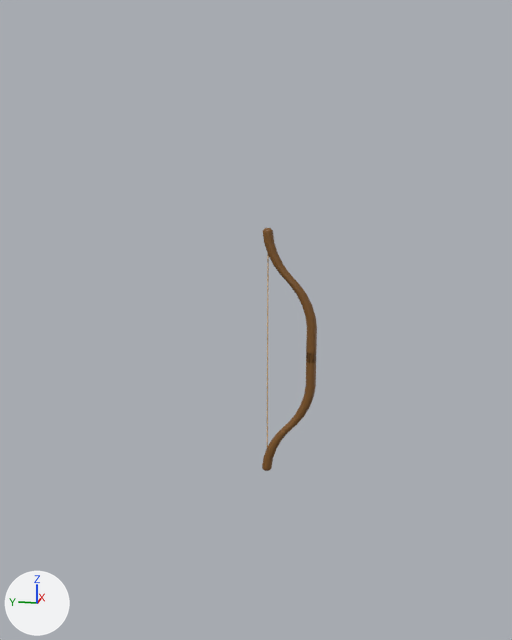
Before and after pictures for a commit that changed the Blender file Assets/_Assets/PrefabsVisual/FinalProduct/WoodenBow.blend.
The view is the same before and after, from a 50 mm lens placed at (-1.425, -0.167, 0.432), pointed at (0.014, 0.121, 0.072). The lights are fixed; the arrows at lower left show +X, +Y and +Z.

Before the edit, the objects in view are built like this:
```python
me_cylinder_001 = bpy.data.meshes.new('Cylinder.001')
me_cylinder_001.from_pydata(...)  # 272 vertices, 258 faces; spans x -0.18..0.18, y -0.18..1.74, z -0.18..4.45
me_cylinder_001.materials.append(mat_material_002)  # brown #7f5624
me_cylinder_003 = bpy.data.meshes.new('Cylinder.003')
me_cylinder_003.from_pydata(...)  # a 16-sided cylinder along z spanning x -0.03..0.03, y -0.03..0.03, z -3.44..3.78
me_cylinder_003.materials.append(mat_material_001)  # beige #e7bf90
ob_bow = bpy.data.objects.new('Bow', me_cylinder_001)
ob_bow.location = (0.0, 0.0, 0.002)
ob_bow.scale = (0.06, 0.06, 0.06)
_m = ob_bow.modifiers.new('Mirror', 'MIRROR')
_m.use_axis = (False, False, True)
ob_rope = bpy.data.objects.new('Rope', me_cylinder_003)
ob_rope.location = (0.0, 0.094, -0.009)
ob_rope.scale = (0.06, 0.06, 0.06)
_vg = ob_rope.vertex_groups.new(name='TopRope')
_vg.add([1, 3, 5, 7, 9, 11, 13, 15, 17, 19, 21, 23, 25, 27, 29, 31], 1.0, 'REPLACE')
_vg = ob_rope.vertex_groups.new(name='BottomRop')
_vg.add([0, 2, 4, 6, 8, 10, 12, 14, 16, 18, 20, 22, 24, 26, 28, 30], 1.0, 'REPLACE')
_m = ob_rope.modifiers.new('Shrinkwrap', 'SHRINKWRAP')
_m.wrap_mode = 'INSIDE'
_m.target = ob_bow
_m.vertex_group = 'TopRope'
_m = ob_rope.modifiers.new('Shrinkwrap.001', 'SHRINKWRAP')
_m.wrap_mode = 'INSIDE'
_m.target = ob_bow
_m.vertex_group = 'BottomRop'
```
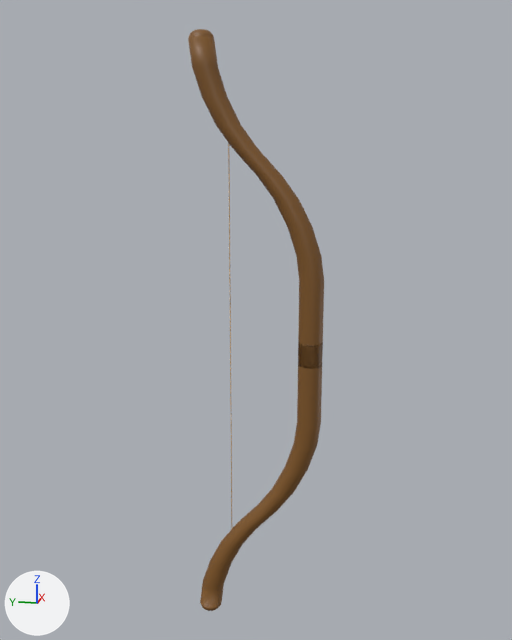
The change in detail:
me_cylinder_001 has 272 vertices, 258 faces and spans x -0.18..0.18, y -0.18..1.74, z -0.18..4.45.
me_cylinder_001 is used by ob_bow; location (0.0, 0.0, 0.002); scale (0.06, 0.06, 0.06).
me_cylinder_001 part 1: the whole mesh is scaled about the mesh origin by 0.144.
Object 'Bow' (ob_bow) is rescaled from (0.06, 0.06, 0.06) to (1.0, 1.0, 1.0).
Object 'Bow' (ob_bow) moves from (0.0, 0.0, 0.002) to (0.0, 0.002, 0.009).

What differs and where, as boxes (x1, y1, x2, y2) in the pictures (512 x 640 px):
'Bow', moved, rescaled (145% wider, 139% taller): before (262, 228, 317, 471); after (188, 29, 324, 611)
'Rope', moved, rescaled: before (267, 253, 269, 447); after (228, 143, 232, 525)
